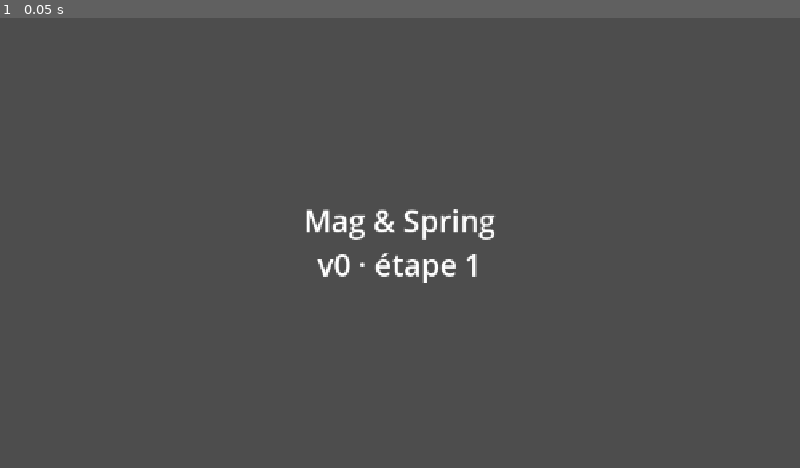
Above: before the commit, frame 1.
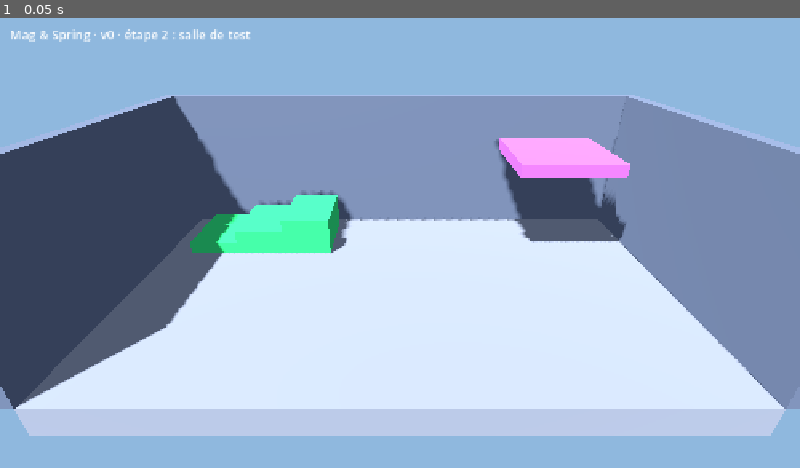
Above: after the commit, the same moment.

Repository: Aphyo/MagSpring
Game: Godot game, scene res://scenes/main.tscn
Two runs of this game, one before a commit and one after it. Both use one fixed random seed, a clock stepped at 60 frames per second and the inputs below.
Inputs:
- Up to frame 1 (0.05 s): no input

The runs differ from the first frame. In frame 1, 87% of the frame differs, in the area x 0-100%, y 0-100%.

Commit message:
Étape 2 : salle de test en blocs CSG colorés
Sol, murs, trois marches et une plateforme haute dans un CSGCombiner3D
avec collision, matériaux réutilisables dans assets/materials,
lumière, fond et caméra fixe. La scène principale charge la salle.

Co-Authored-By: Claude Opus 5.5 <noreply@anthropic.com>
Claude-Session: https://claude.ai/code/session_01HXSnhPy7Hz3624mnDq2J47

Diff:
--- /dev/null
+++ b/assets/materials/marche.tres
@@ -0,0 +1,5 @@
+[gd_resource type="StandardMaterial3D" format=3]
+
+[resource]
+albedo_color = Color(0.20392157, 0.7607843, 0.41960785, 1)
+roughness = 0.8
--- /dev/null
+++ b/assets/materials/mur.tres
@@ -0,0 +1,5 @@
+[gd_resource type="StandardMaterial3D" format=3]
+
+[resource]
+albedo_color = Color(0.35686275, 0.39215687, 0.45882353, 1)
+roughness = 0.8
--- /dev/null
+++ b/assets/materials/plateforme_haute.tres
@@ -0,0 +1,5 @@
+[gd_resource type="StandardMaterial3D" format=3]
+
+[resource]
+albedo_color = Color(0.6392157, 0.36078432, 0.9098039, 1)
+roughness = 0.8
--- /dev/null
+++ b/assets/materials/sol.tres
@@ -0,0 +1,5 @@
+[gd_resource type="StandardMaterial3D" format=3]
+
+[resource]
+albedo_color = Color(0.5, 0.52, 0.56, 1)
+roughness = 0.8
--- /dev/null
+++ b/scenes/levels/test_room.tscn
@@ -0,0 +1,71 @@
+[gd_scene load_steps=6 format=3]
+
+[ext_resource type="Material" path="res://assets/materials/sol.tres" id="1_anjkr"]
+[ext_resource type="Material" path="res://assets/materials/mur.tres" id="2_knmjg"]
+[ext_resource type="Material" path="res://assets/materials/marche.tres" id="3_asmw1"]
+[ext_resource type="Material" path="res://assets/materials/plateforme_haute.tres" id="4_sa601"]
+
+[sub_resource type="Environment" id="Environment_op2op"]
+background_mode = 1
+background_color = Color(0.56, 0.72, 0.87, 1)
+ambient_light_source = 2
+ambient_light_color = Color(0.85, 0.9, 1, 1)
+ambient_light_energy = 0.35
+tonemap_mode = 2
+
+[node name="SalleTest" type="Node3D"]
+
+[node name="Environnement" type="WorldEnvironment" parent="."]
+environment = SubResource("Environment_op2op")
+
+[node name="Soleil" type="DirectionalLight3D" parent="."]
+transform = Transform3D(0.81915206, 0.46984634, -0.32898995, 0, 0.57357645, 0.81915206, 0.57357645, -0.6710101, 0.46984634, 0, 0, 0)
+light_energy = 0.8
+shadow_enabled = true
+
+[node name="CameraFixe" type="Camera3D" parent="."]
+transform = Transform3D(1, 0, 0, 0, 0.8886207, 0.4586429, 0, -0.4586429, 0.8886207, 0, 9, 14)
+fov = 55.0
+
+[node name="Decor" type="CSGCombiner3D" parent="."]
+use_collision = true
+
+[node name="Sol" type="CSGBox3D" parent="Decor"]
+transform = Transform3D(1, 0, 0, 0, 1, 0, 0, 0, 1, 0, -0.5, 0)
+size = Vector3(20, 1, 12)
+material = ExtResource("1_anjkr")
+
+[node name="MurFond" type="CSGBox3D" parent="Decor"]
+transform = Transform3D(1, 0, 0, 0, 1, 0, 0, 0, 1, 0, 3, -6.25)
+size = Vector3(20, 6, 0.5)
+material = ExtResource("2_knmjg")
+
+[node name="MurGauche" type="CSGBox3D" parent="Decor"]
+transform = Transform3D(1, 0, 0, 0, 1, 0, 0, 0, 1, -10.25, 3, -0.25)
+size = Vector3(0.5, 6, 12.5)
+material = ExtResource("2_knmjg")
+
+[node name="MurDroit" type="CSGBox3D" parent="Decor"]
+transform = Transform3D(1, 0, 0, 0, 1, 0, 0, 0, 1, 10.25, 3, -0.25)
+size = Vector3(0.5, 6, 12.5)
+material = ExtResource("2_knmjg")
+
+[node name="Marche1" type="CSGBox3D" parent="Decor"]
+transform = Transform3D(1, 0, 0, 0, 1, 0, 0, 0, 1, -8, 0.25, -4)
+size = Vector3(2, 0.5, 3)
+material = ExtResource("3_asmw1")
+
+[node name="Marche2" type="CSGBox3D" parent="Decor"]
+transform = Transform3D(1, 0, 0, 0, 1, 0, 0, 0, 1, -6, 0.5, -4)
+size = Vector3(2, 1, 3)
+material = ExtResource("3_asmw1")
+
+[node name="Marche3" type="CSGBox3D" parent="Decor"]
+transform = Transform3D(1, 0, 0, 0, 1, 0, 0, 0, 1, -4, 0.75, -4)
+size = Vector3(2, 1.5, 3)
+material = ExtResource("3_asmw1")
+
+[node name="PlateformeHaute" type="CSGBox3D" parent="Decor"]
+transform = Transform3D(1, 0, 0, 0, 1, 0, 0, 0, 1, 6.5, 4, -3.5)
+size = Vector3(4, 0.5, 4)
+material = ExtResource("4_sa601")
--- a/scenes/main.tscn
+++ b/scenes/main.tscn
@@ -1,18 +1,17 @@
-[gd_scene load_steps=2 format=3]
+[gd_scene load_steps=3 format=3]
 
 [ext_resource type="Script" path="res://scripts/main.gd" id="1_main"]
+[ext_resource type="PackedScene" path="res://scenes/levels/test_room.tscn" id="2_salle"]
 
 [node name="Main" type="Node3D"]
 script = ExtResource("1_main")
 
+[node name="SalleTest" parent="." instance=ExtResource("2_salle")]
+
 [node name="Titre" type="Label" parent="."]
-anchors_preset = 15
-anchor_right = 1.0
-anchor_bottom = 1.0
-grow_horizontal = 2
-grow_vertical = 2
-theme_override_font_sizes/font_size = 48
-text = "Mag & Spring
-v0 · étape 1"
-horizontal_alignment = 1
-vertical_alignment = 1
+offset_left = 16.0
+offset_top = 12.0
+offset_right = 416.0
+offset_bottom = 44.0
+theme_override_font_sizes/font_size = 20
+text = "Mag & Spring · v0 · étape 2 : salle de test"
--- a/scripts/main.gd
+++ b/scripts/main.gd
@@ -1,9 +1,9 @@
 extends Node3D
 ## Scène de départ du jeu.
-## Pour l'instant elle affiche seulement le titre : elle sert à vérifier
-## que le projet s'ouvre et se lance. La salle de test arrive à l'étape 2.
+## Elle charge la salle de test (scenes/levels/test_room.tscn).
+## Les joueurs y seront ajoutés à l'étape 3.
 
 
 func _ready() -> void:
-	# Ce message s'affiche dans le panneau « Sortie » en bas de l'éditeur.
-	print("Mag & Spring : le projet démarre bien.")
+	# Ce message s'affiche dans le panneau « Output » en bas de l'éditeur.
+	print("Mag & Spring : la salle de test est chargée.")
Not shown, removed: assets/materials/.gitkeep
Not shown, removed: scenes/levels/.gitkeep
